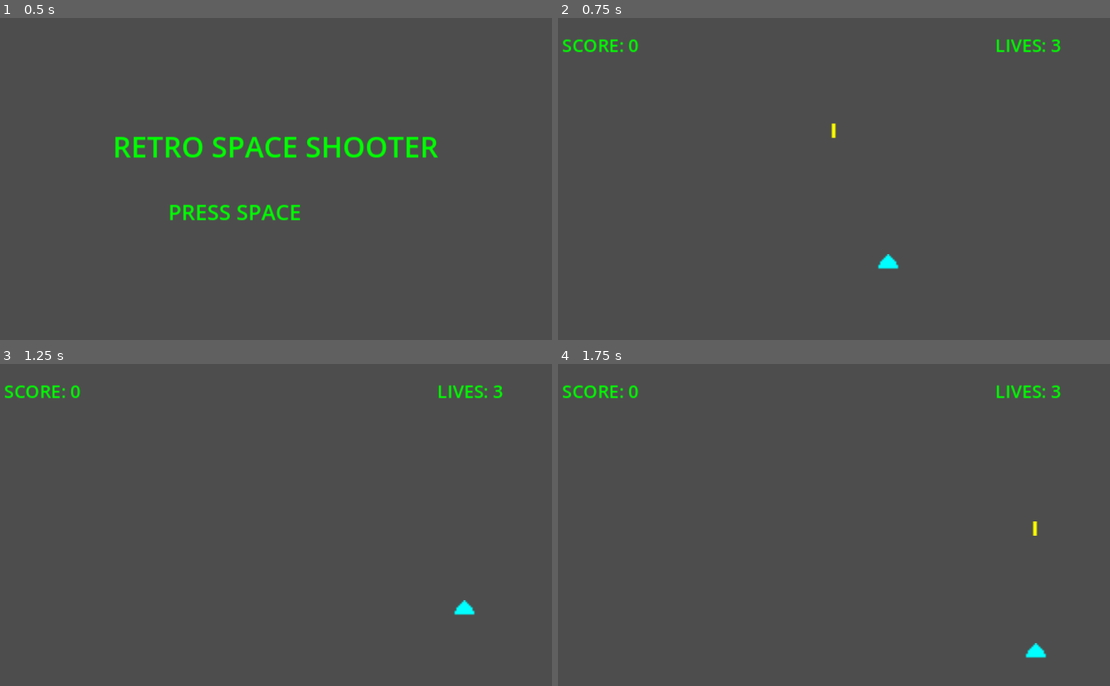
Above: before the commit, frames 1-4 (two rows, left to right).
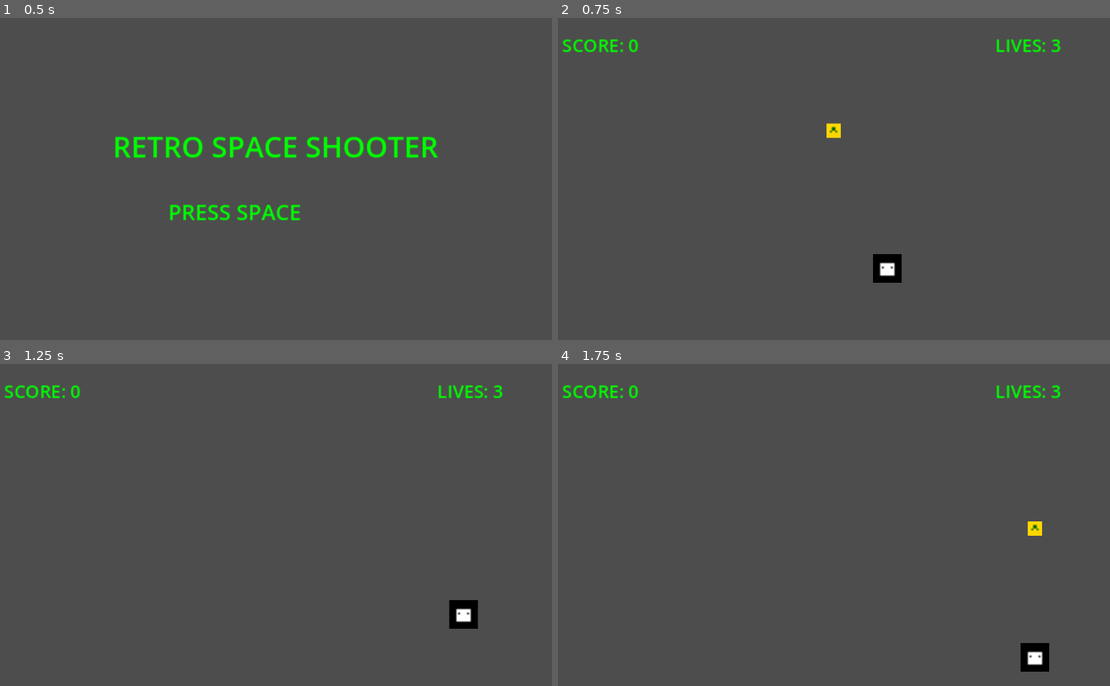
Above: after the commit, the same moments.

Repository: sotw/GoBuyPandaChronicle_Chapter1
Game: Godot game, scene res://main.tscn
The game is run twice, just before and just after one commit, with the same random seed, the same clock (stepped at 60 frames per second) and the same inputs.
Inputs:
- Up to frame 1 (0.5 s): no input
- Up to frame 2 (0.75 s): tap Space at 0.5 s; hold Right from 0.53 s (still down)
- Up to frame 3 (1.25 s): keep holding Right; tap Space at 0.77 s
- Up to frame 4 (1.75 s): release Right at 1.28 s; hold Down from 1.28 s (still down); tap Space at 1.52 s

Frame 1 is identical in both runs. In frame 2, 0.6% of the frame differs, in the area x 48-63%, y 32-83%; in frame 3, 0.5%; in frame 4, 0.6%, in the area x 83-89%, y 48-96%.

Commit message:
Replace player with panda, bullet with money

Diff:
--- a/bullet.gd
+++ b/bullet.gd
@@ -7,7 +7,7 @@
 
 func _ready():
 	sprite = Sprite2D.new()
-	sprite.texture = load("res://bullet.png")
+	sprite.texture = load("res://money.png")
 	add_child(sprite)
 
 func _process(delta):
--- a/player.gd
+++ b/player.gd
@@ -9,9 +9,13 @@
 var shoot_delay = 0.33
 var invincible = false
 var invincible_time = 2.0
+var sprite
 
 func _ready():
 	screen_size = get_viewport_rect().size
+	sprite = Sprite2D.new()
+	sprite.texture = load("res://panda.png")
+	add_child(sprite)
 
 func _process(delta):
 	var velocity = Vector2.ZERO
Binary file added: money.png
Not shown, added: money.png.import
Binary file added: panda.png
Not shown, added: panda.png.import
